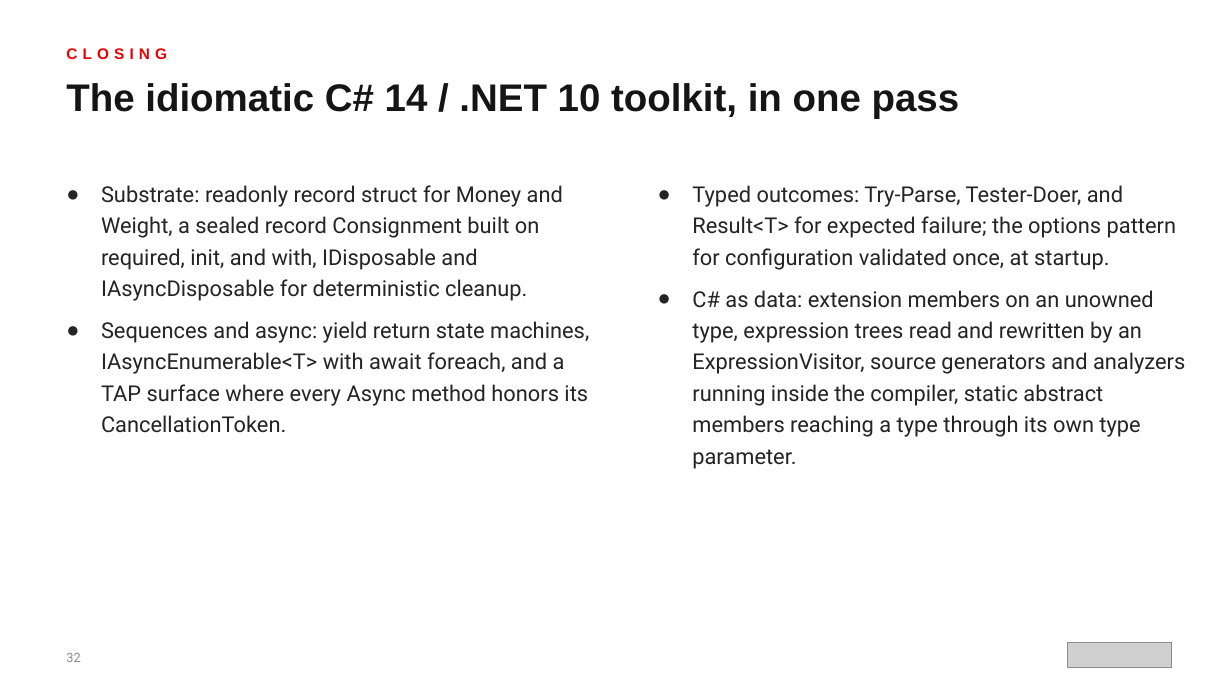
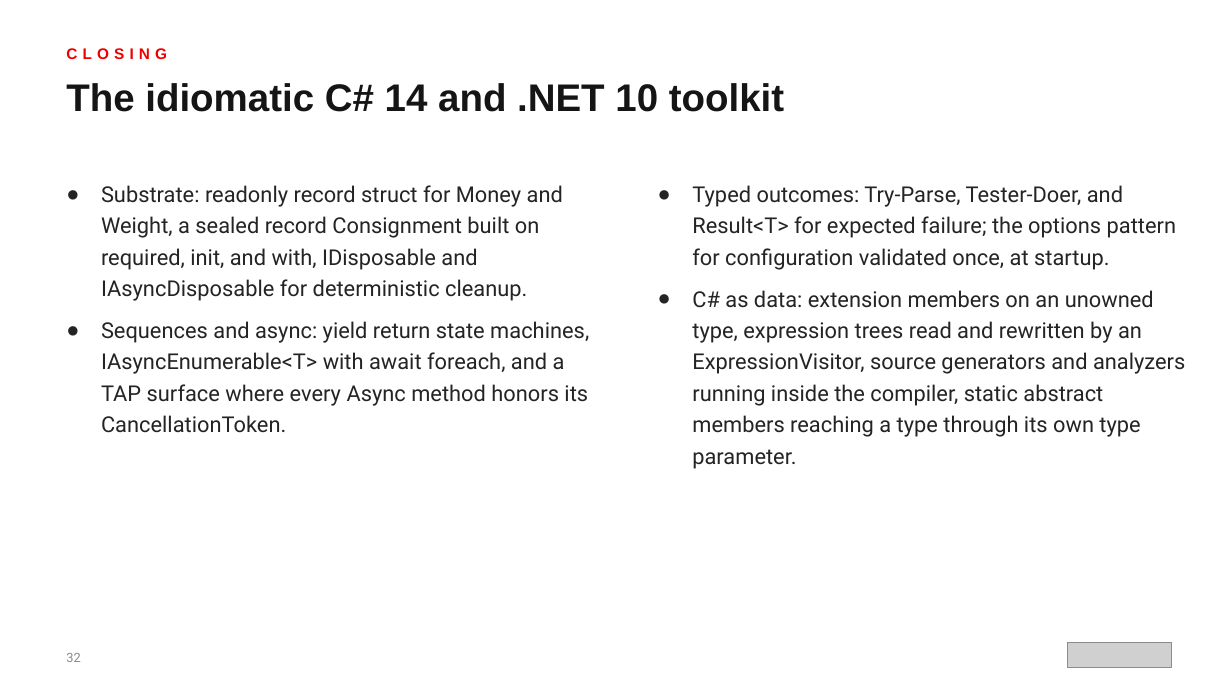
Before and after one commit to patterncatalyst/csharp-design-patterns, a slide deck: slide 32 of presentation/csharp-design-patterns-201-idiomatic-csharp.pptx. Drawn at 1232x693 pixels with LibreOffice and Linux fonts; fonts in the diff are those of the drawing; grey boxes stand for pictures. Boxes give left, top, right and bottom in pixels: in the first picture for what was removed or moved away, otherwise in the second. Text is boxed around its words. In the diff, an @@ line names an element or a change of style, - is before the commit and + after.

Commit message:
r29 — retro pass: deck editorializing, CA2225, site voice (#30)
* fix(r29): deck retro — 101 editorializing kickers removed, 201 CA2225 Add alternate shown in code + flourish title fixed

* fix(r29): site voice pass — replace 'no X in sight' cliches with meaning-carrying phrasing (5 chapters)

* chore(r29): rebuild 101/201 pptx

```diff
--- a/presentation/csharp-design-patterns-201-idiomatic-csharp.pptx
+++ b/presentation/csharp-design-patterns-201-idiomatic-csharp.pptx
@@ text at [66,83,784,112]: text changed @@
-The idiomatic C# 14 / .NET 10 toolkit, in one pass
+The idiomatic C# 14 and .NET 10 toolkit
```
Also in this commit, not shown: 1 other slide changed, 7 other files.
